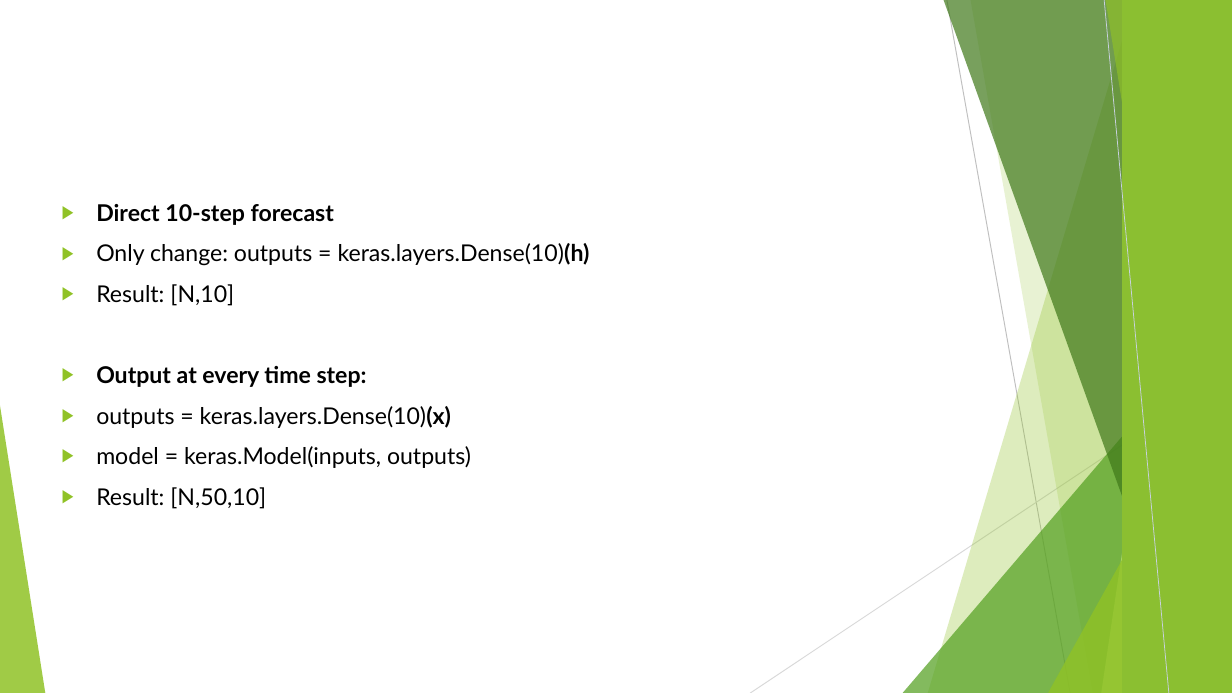
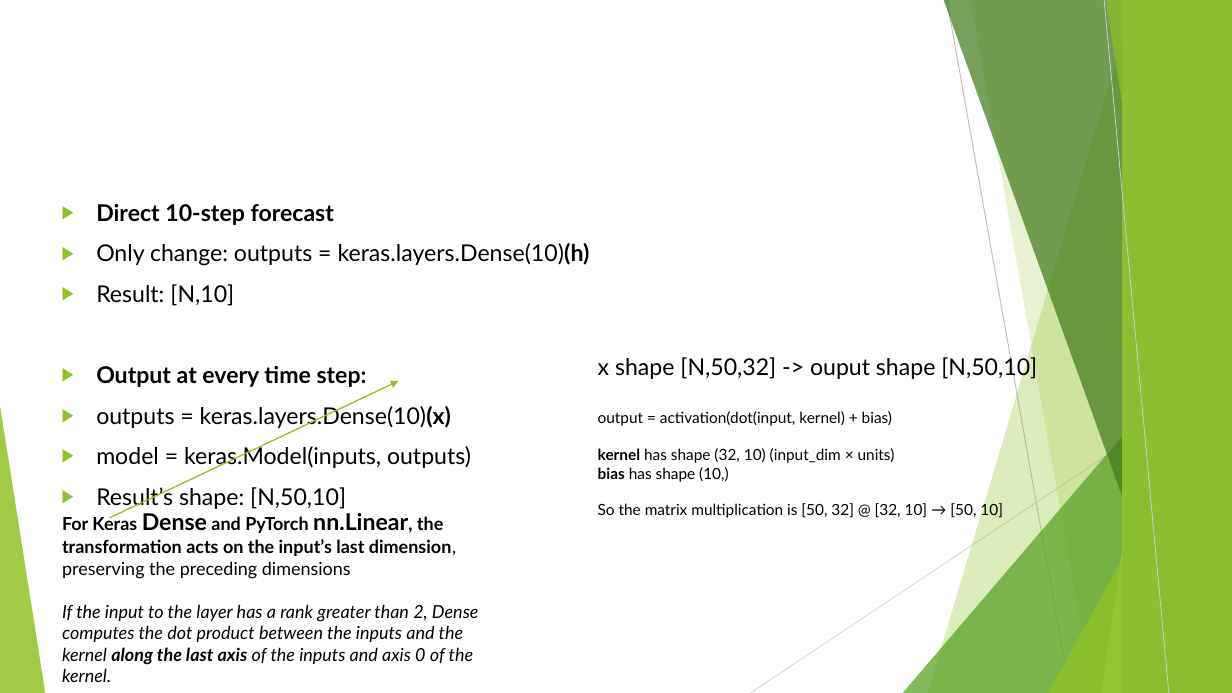
Before and after one commit to FranzGH/timeseries, a slide deck: slide 253 of Slides/05 CNNs.pptx. Drawn at 1232x693 pixels with LibreOffice and Linux fonts; fonts in the diff are those of the drawing. Boxes give left, top, right and bottom in pixels: in the first picture for what was removed or moved away, otherwise in the second. Text is boxed around its words. In the diff, an @@ line names an element or a change of style, - is before the commit and + after.

```diff
--- a/Slides/05 CNNs.pptx
+++ b/Slides/05 CNNs.pptx
@@ arrow added from (110, 518) to (398, 381), #90C226 1 pt @@
@@ text added at [598,411,1003,518], 12 pt, text #000000 @@
+x shape [N,50,32] -> ouput shape [N,50,10]
+output = activation(dot(input, kernel) + bias)
+kernel has shape (32, 10) (input_dim × units)
+bias has shape (10,)
+So the matrix multiplication is [50, 32] @ [32, 10] → [50, 10]
@@ text at [96,485,346,511]: text changed @@
-▶ Result: [N,50,10]
+▶ Result’s shape: [N,50,10]
@@ text added at [62,513,479,682], 14 pt, text #000000, italic @@
+For Keras Dense and PyTorch nn.Linear, the transformation acts on the input’s last dimension, preserving the preceding dimensions
+If the input to the layer has a rank greater than 2, Dense computes the dot product between the inputs and the kernel along the last axis of the inputs and axis 0 of the kernel.
```
Also in this commit, not shown: 32 other slides changed, 1 slide added, 5 other files.
